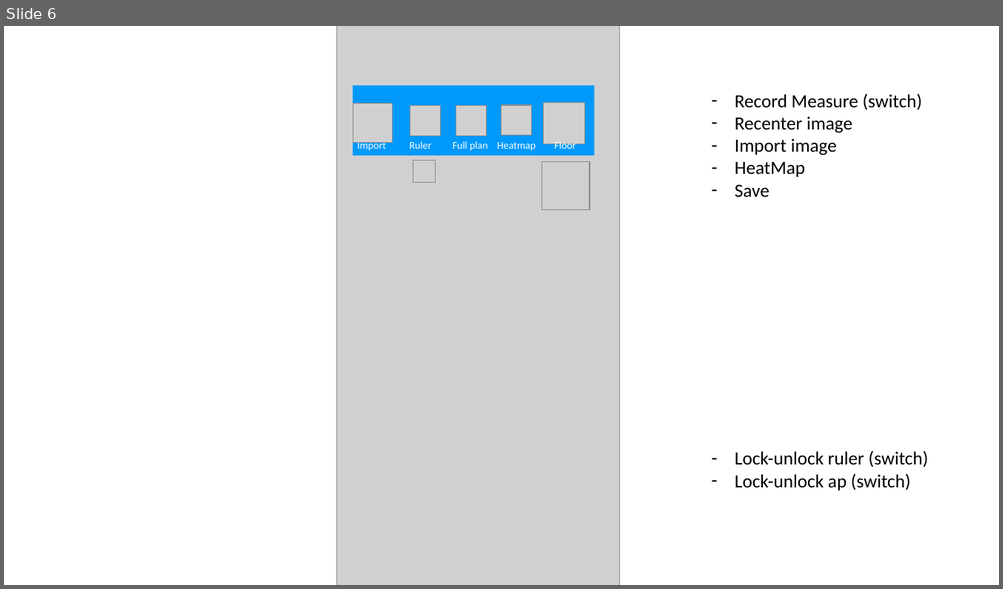
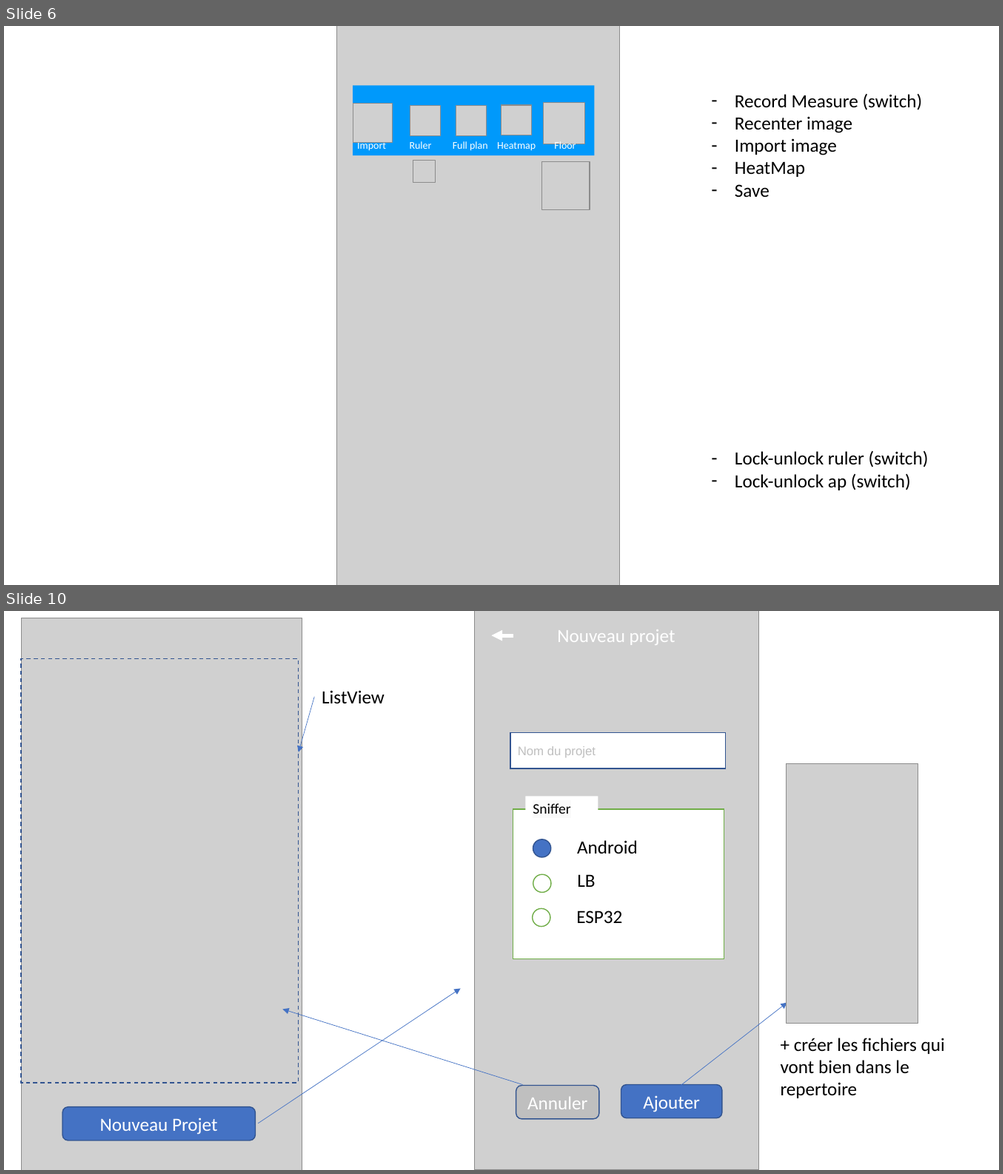
Before and after one commit to mboti/wanda_survey, a slide deck: doc/Algos.pptx. Shown one above the other, each under a label of ours: slide 6 before the commit, slides 6 and 10 after it; the slides between them are not shown. The pictures are 1003x589 and 1003x1174 pixels, drawn with LibreOffice and Linux fonts; fonts in the diff are those of the drawing; grey boxes stand for pictures. Boxes give left, top, right and bottom in pixels: in the first picture for what was removed or moved away, otherwise in the second. Text is boxed around its words. In the diff, an @@ line names an element or a change of style, - is before the commit and + after.

```diff
--- a/doc/Algos.pptx
+++ b/doc/Algos.pptx
@@ slide 10 added at <box>4,611,999,1170</box>, background #FFFFFF @@
@@ picture added at <box>21,618,301,1170</box> @@
@@ picture added at <box>474,611,758,1170</box> @@
@@ text added at <box>557,629,675,645</box>, 18 pt, text #FFFFFF @@
+Nouveau projet
@@ arrow added from (513, 635) to (491, 635), #FFFFFF 3.5 pt @@
@@ rectangle added at <box>21,659,299,1083</box>, outline #325491 1 pt dashed @@
@@ arrow added from (314, 697) to (299, 752), #4472C4 0.5 pt @@
@@ text added at <box>321,690,384,703</box>, 18 pt, text #000000 @@
+ListView
@@ rectangle added at <box>510,732,726,769</box>, fill #FFFFFF, outline #325491 1 pt, 12 pt, text #BFBFBF @@
+Nom du projet
@@ picture added at <box>786,764,918,1024</box> @@
@@ rounded rectangle added at <box>513,809,723,960</box>, fill #FFFFFF, outline #70AD47 1 pt @@
@@ rectangle added at <box>526,796,598,821</box>, fill #FFFFFF, 14 pt, text #000000 @@
+Sniffer
@@ ellipse added at <box>533,840,551,857</box>, fill #4472C4, outline #325491 1 pt @@
@@ text added at <box>577,840,637,854</box>, 18 pt, text #000000 @@
+Android
@@ ellipse added at <box>533,874,551,892</box>, fill #FFFFFF, outline #70AD47 1 pt @@
@@ text added at <box>577,874,595,887</box>, 18 pt, text #000000 @@
+LB
@@ ellipse added at <box>532,908,550,926</box>, fill #FFFFFF, outline #70AD47 1 pt @@
@@ text added at <box>576,911,622,923</box>, 18 pt, text #000000 @@
+ESP32
@@ arrow added from (259, 1124) to (461, 988), #4472C4 0.5 pt @@
@@ arrow added from (523, 1085) to (282, 1009), #4472C4 0.5 pt @@
@@ arrow added from (676, 1089) to (787, 1002), #4472C4 0.5 pt @@
@@ text added at <box>780,1038,945,1099</box>, 18 pt, text #000000 @@
++ créer les fichiers qui vont bien dans le repertoire
@@ rounded rectangle added at <box>516,1086,599,1120</box>, fill #BFBFBF, outline #325491 1 pt, 18 pt, text #FFFFFF @@
+Annuler
@@ rounded rectangle added at <box>621,1085,722,1119</box>, fill #4472C4, outline #325491 1 pt, 18 pt, text #FFFFFF @@
+Ajouter
@@ rounded rectangle added at <box>62,1107,255,1141</box>, fill #4472C4, outline #325491 1 pt, 18 pt, text #FFFFFF @@
+Nouveau Projet
```
Also in this commit, not shown: 3 other slides added, 1 other file.
